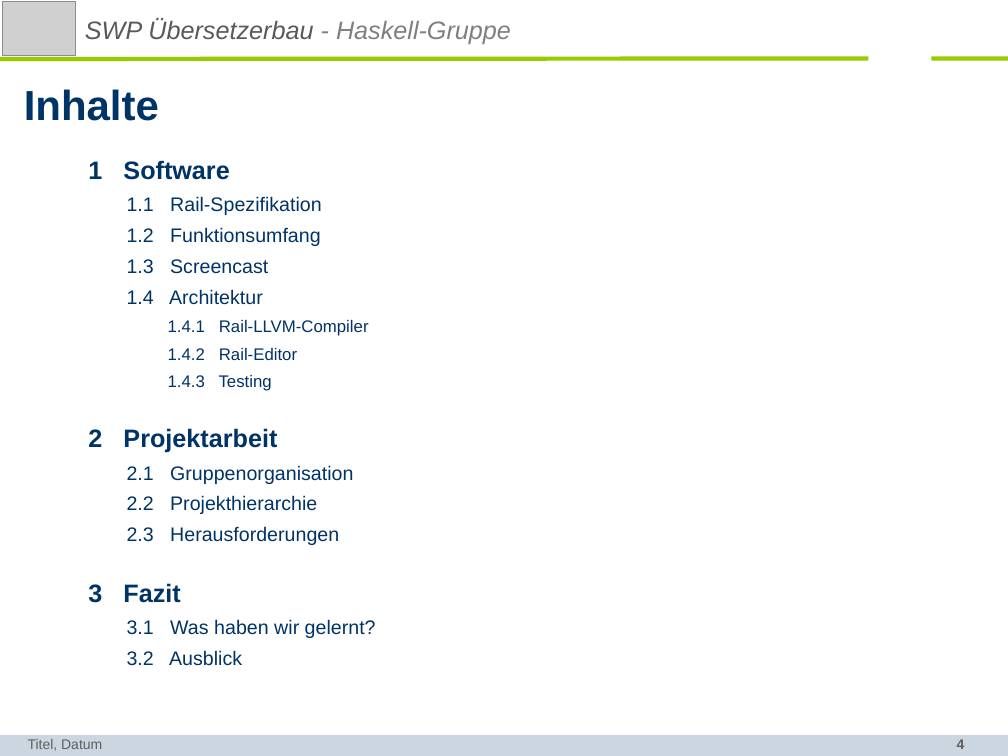
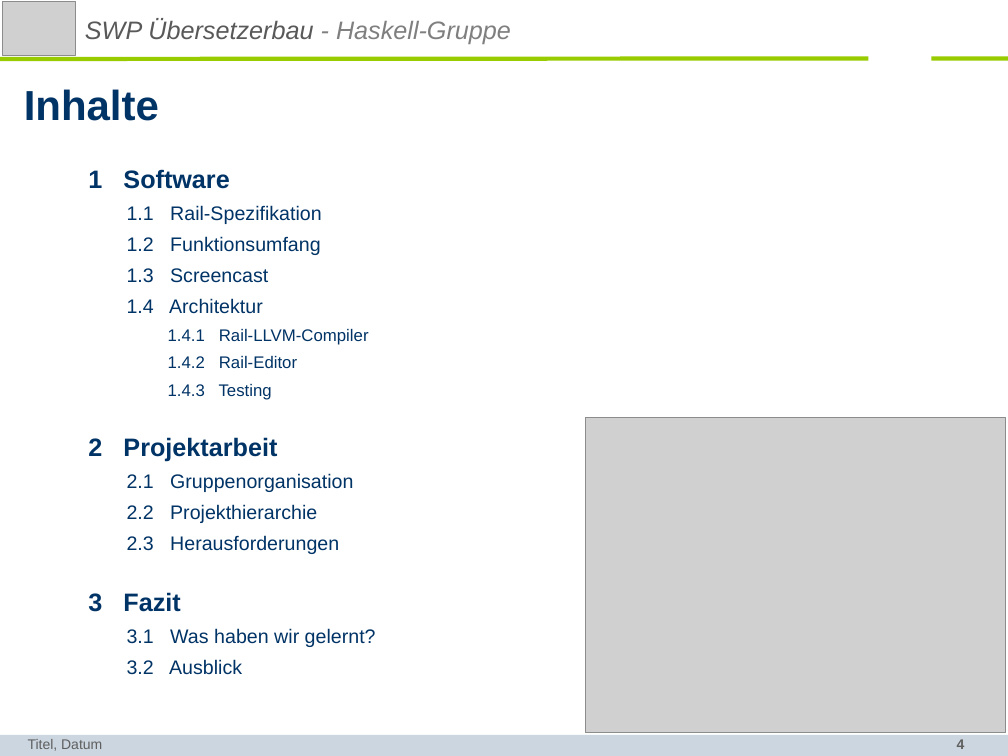
Before and after one commit to SWP-Ubau-SoSe2014-Haskell/SWPSoSe14, a slide deck: slide 4 of documentation/SWPSoSe14MS3.ppt. Drawn at 1008x756 pixels with LibreOffice and Linux fonts; fonts in the diff are those of the drawing; grey boxes stand for pictures; background and template pictures are left out. Boxes give left, top, right and bottom in pixels: in the first picture for what was removed or moved away, otherwise in the second. Text is boxed around its words. In the diff, an @@ line names an element or a change of style, - is before the commit and + after.

```diff
--- a/documentation/SWPSoSe14MS3.ppt
+++ b/documentation/SWPSoSe14MS3.ppt
@@ text "1 Software" moved from (x1=88, y1=160, x2=376, y2=666) to (x1=88, y1=169, x2=376, y2=675) @@
@@ picture added at (x1=586, y1=417, x2=1006, y2=732) @@
```
Also in this commit, not shown: 3 other slides changed, 1 slide added, 2 slides removed.
